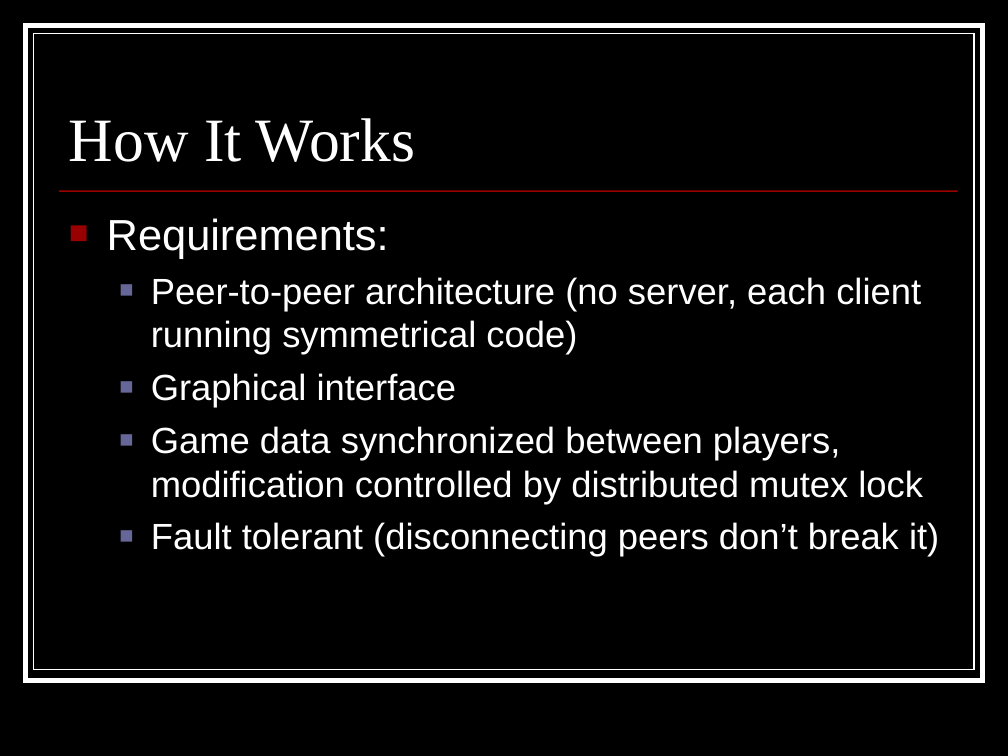
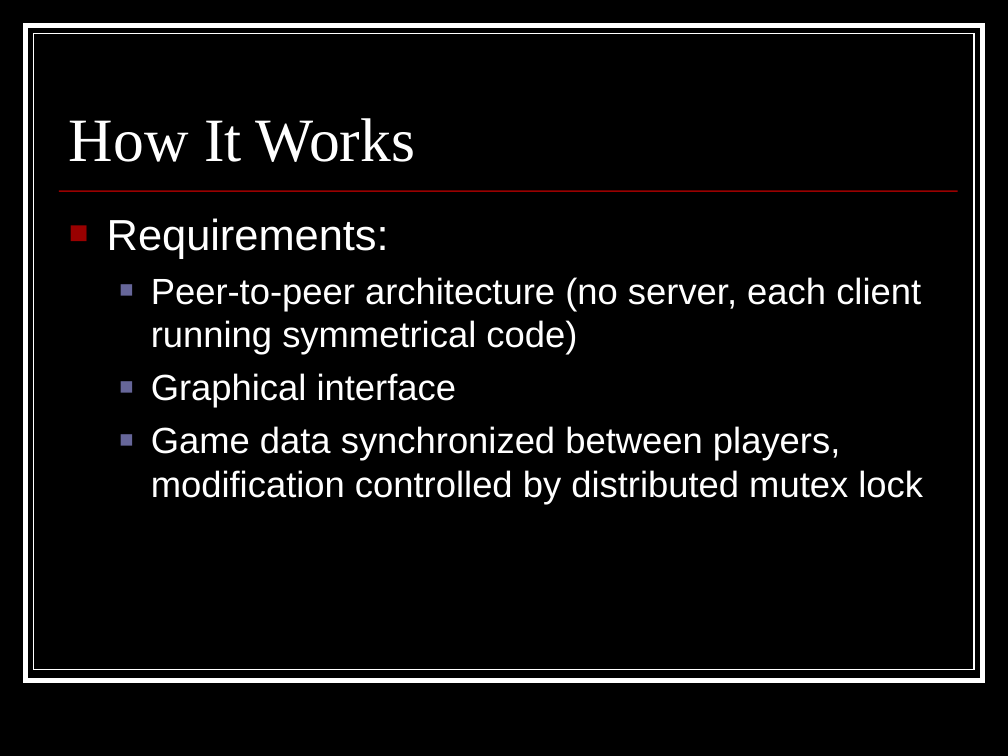
Before and after one commit to appleguru/p2pset, a slide deck: slide 10 of Other Documents/Final Presentation.ppt. Drawn at 1008x756 pixels with LibreOffice and Linux fonts; fonts in the diff are those of the drawing. Boxes give left, top, right and bottom in pixels: in the first picture for what was removed or moved away, otherwise in the second. Text is boxed around its words. In the diff, an @@ line names an element or a change of style, - is before the commit and + after.

```diff
--- a/Other Documents/Final Presentation.ppt
+++ b/Other Documents/Final Presentation.ppt
@@ text at (151,522,939,557): paragraph removed @@
-  ■ Fault tolerant (disconnecting peers don’t break it)
```
Also in this commit, not shown: 16 other slides changed, 10 slides added, 2 slides removed.
